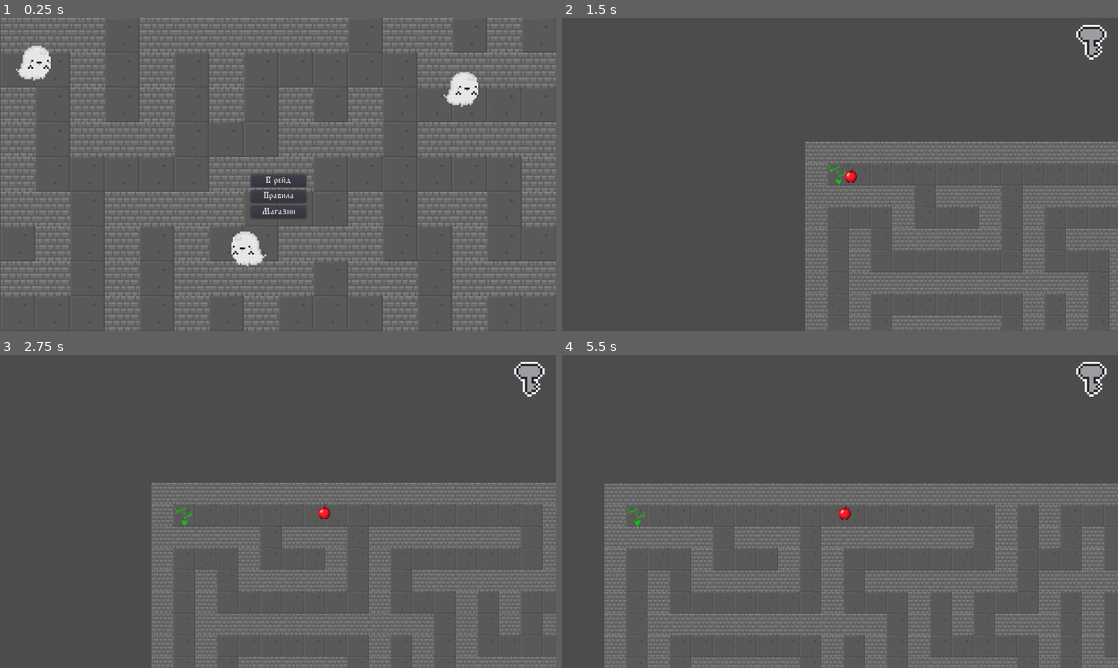
Above: before the commit, frames 1-4 (two rows, left to right).
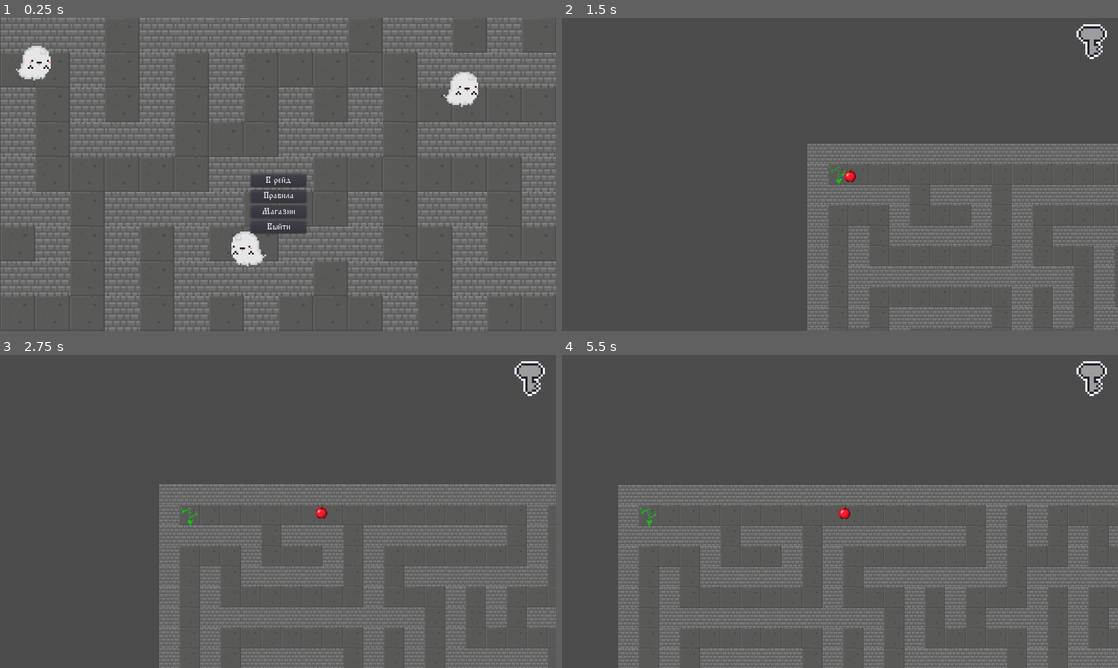
Above: after the commit, the same moments.

Repository: Fuuulkrum7/Maze_2D
Game: Godot game, scene res://Scenes/Menu.tscn
The game is run twice, just before and just after one commit, with the same random seed, the same clock (stepped at 60 frames per second) and the same inputs.
Inputs (mouse positions are in pixels of both pictures, inside the frame that each line leads up to):
- Up to frame 1 (0.25 s): no input
- Up to frame 2 (1.5 s): click "В рейд" at 0.5 s; tap Enter at 1.25 s; move the mouse to (962, 158) at 1.27 s; hold Right (ui_right) from 1.28 s (still down); click (962, 158) at 1.42 s
- Up to frame 3 (2.75 s): keep holding Right (ui_right); tap Up (ui_up) at 1.52, 2.27 s; move the mouse to (166, 527) at 2.02 s
- Up to frame 4 (5.5 s): move the mouse to (895, 442) at 2.77 s; release Right (ui_right) at 2.78 s; hold Left (ui_left) 2.78-3.53 s; move the mouse to (812, 574) at 3.52 s; hold Right (ui_right) 3.53-5.03 s; click (812, 574) at 3.67 s; tap Up (ui_up) at 3.77, 4.52, 5.27 s; move the mouse to (1006, 558) at 4.27 s; move the mouse to (673, 464) at 5.02 s; hold Left (ui_left) from 5.03 s (still down)

The runs differ from the first frame. In frame 1, 0.3% of the frame differs, in the area x 45-56%, y 64-70%; in frame 2, 5.3%; in frame 3, 6.9%; in frame 4, 8.7%, in the area x 7-100%, y 2-100%.

Commit message:
Добавил кнопку выхода

Diff:
--- a/Scenes/Main.tscn
+++ b/Scenes/Main.tscn
@@ -41,16 +41,16 @@
 position = Vector2( 507.969, 301.606 )
 z_index = 3
 current = true
-zoom = Vector2( 1.6, 1.6 )
+zoom = Vector2( 1.7, 1.7 )
 script = ExtResource( 4 )
 A = 2.0
 
 [node name="Main_UI" parent="Camera" instance=ExtResource( 6 )]
-margin_left = -820.004
-margin_top = -460.0
-margin_right = 203.996
-margin_bottom = 116.0
-rect_scale = Vector2( 1.6, 1.6 )
+margin_left = -869.757
+margin_top = -489.919
+margin_right = 154.243
+margin_bottom = 86.0811
+rect_scale = Vector2( 1.7, 1.7 )
 
 [node name="Chest" parent="." instance=ExtResource( 8 )]
 
--- a/Scenes/Menu.tscn
+++ b/Scenes/Menu.tscn
@@ -14,6 +14,9 @@
 font_data = ExtResource( 5 )
 
 [sub_resource type="DynamicFont" id=3]
+font_data = ExtResource( 5 )
+
+[sub_resource type="DynamicFont" id=4]
 font_data = ExtResource( 5 )
 
 [node name="Menu" type="Control"]
@@ -51,7 +54,7 @@
 "_edit_use_anchors_": false
 }
 
-[node name="Button" type="Button" parent="."]
+[node name="Shop" type="Button" parent="."]
 anchor_left = 0.45
 anchor_top = 0.6
 anchor_right = 0.55
@@ -61,6 +64,14 @@
 __meta__ = {
 "_edit_use_anchors_": false
 }
+
+[node name="Exit" type="Button" parent="."]
+anchor_left = 0.45
+anchor_top = 0.65
+anchor_right = 0.55
+anchor_bottom = 0.65
+custom_fonts/font = SubResource( 4 )
+text = "Выйти"
 
 [node name="Ghost" type="Sprite" parent="."]
 position = Vector2( 52.3842, 98.4188 )
@@ -79,4 +90,4 @@
 
 [connection signal="pressed" from="Start" to="." method="_on_Start_pressed"]
 [connection signal="pressed" from="Info" to="." method="_on_Info_pressed"]
-[connection signal="pressed" from="Button" to="." method="_on_Shop_pressed"]
+[connection signal="pressed" from="Shop" to="." method="_on_Shop_pressed"]
--- a/Scripts/Global.gd
+++ b/Scripts/Global.gd
@@ -100,13 +100,13 @@
 
 
 # Сохранение игры
-func save_game():
+func exit():
 	save_file(str(money), "user://money.dat")
 	save_file(inventory, "user://inventory.json", true)
+	get_tree().quit() # default behavior
 
 
 # Обработка выхода из игры
 func _notification(what):
 	if what == MainLoop.NOTIFICATION_WM_QUIT_REQUEST:
-		save_game()
-		get_tree().quit() # default behavior
+		exit()
--- a/Scripts/Menu.gd
+++ b/Scripts/Menu.gd
@@ -14,3 +14,7 @@
 # Обработка нажатия на кнопку магазин\
 func _on_Shop_pressed():
 	Global.goto_scene("res://Scenes/Shop.tscn")
+
+
+func _onExit_pressed():
+	Global.exit()
Not shown: 1 places in Scenes/Menu.tscn that only renumber resources
Not shown, changed: export_presets.cfg
Not shown, changed: TODO.md
